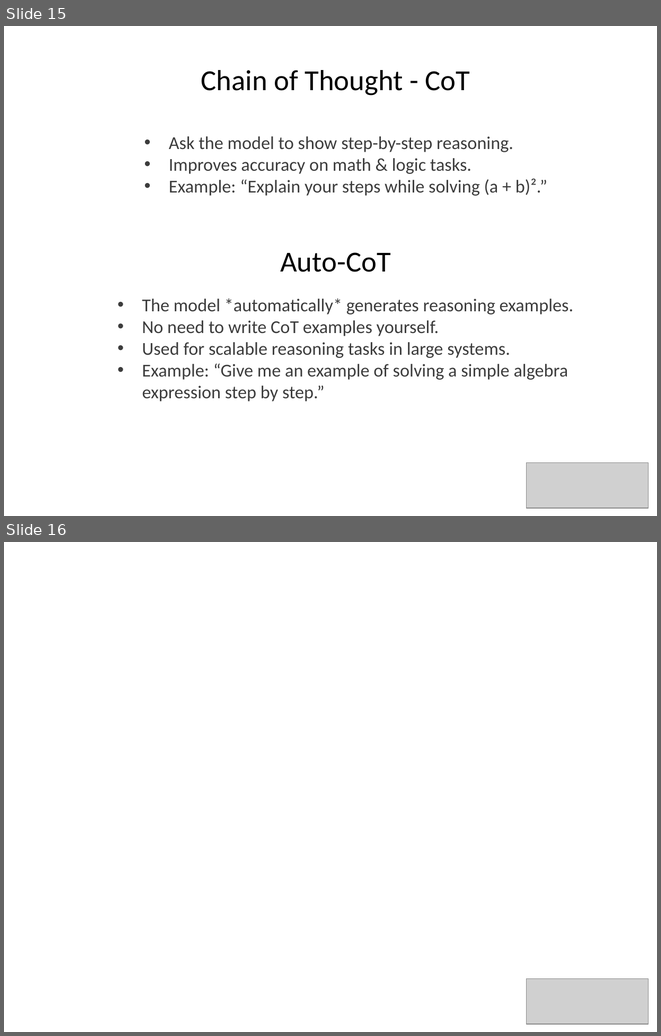
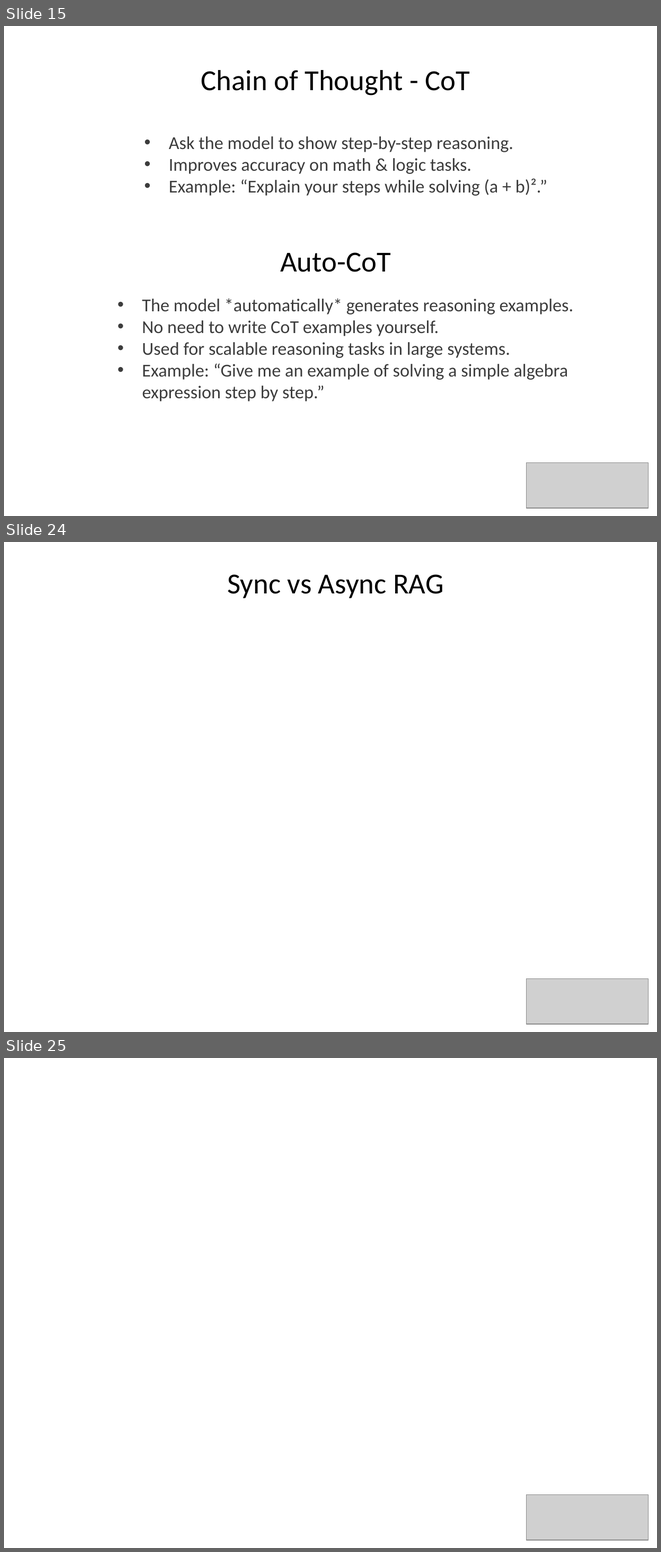
Before and after one commit to SkyNetix-Systems/GenAI, a slide deck: Trainings/Generative AI.pptx. Shown one above the other, each under a label of ours: slides 15 and 16 before the commit, slides 15, 24 and 25 after it; the slides between them are not shown. The pictures are 661x1036 and 661x1552 pixels, drawn with LibreOffice and Linux fonts; fonts in the diff are those of the drawing; grey boxes stand for pictures; background and template pictures are left out. Boxes give left, top, right and bottom in pixels: in the first picture for what was removed or moved away, otherwise in the second. Text is boxed around its words. In the diff, an @@ line names an element or a change of style, - is before the commit and + after.

```diff
--- a/Trainings/Generative AI.pptx
+++ b/Trainings/Generative AI.pptx
@@ slide 24 added at bbox=[4, 542, 657, 1032], background picture (left out) @@
@@ text added at bbox=[227, 574, 444, 598], 32 pt, text #000000 @@
+Sync vs Async RAG
@@ picture added at bbox=[527, 979, 648, 1024] @@
@@ what was slide 16 is now slide 25 @@
```
Also in this commit, not shown: 18 other slides added, 24 other files.
